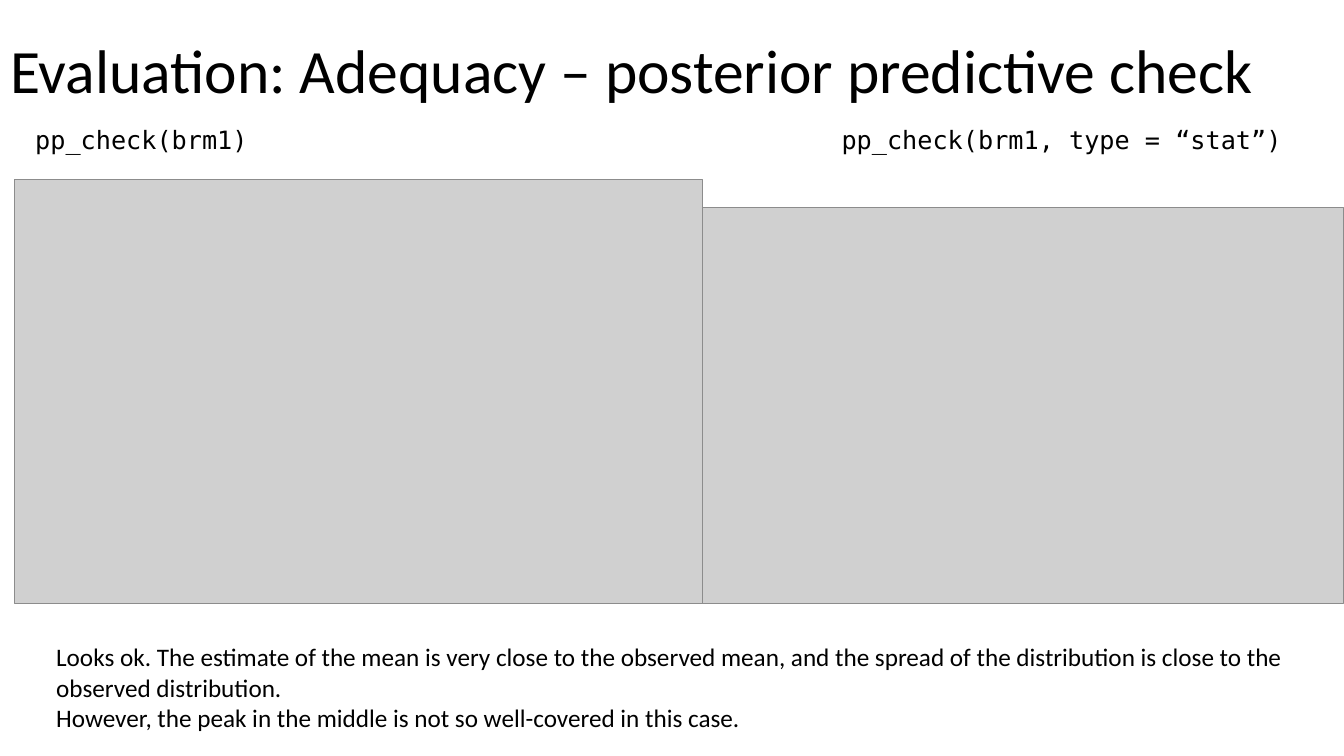
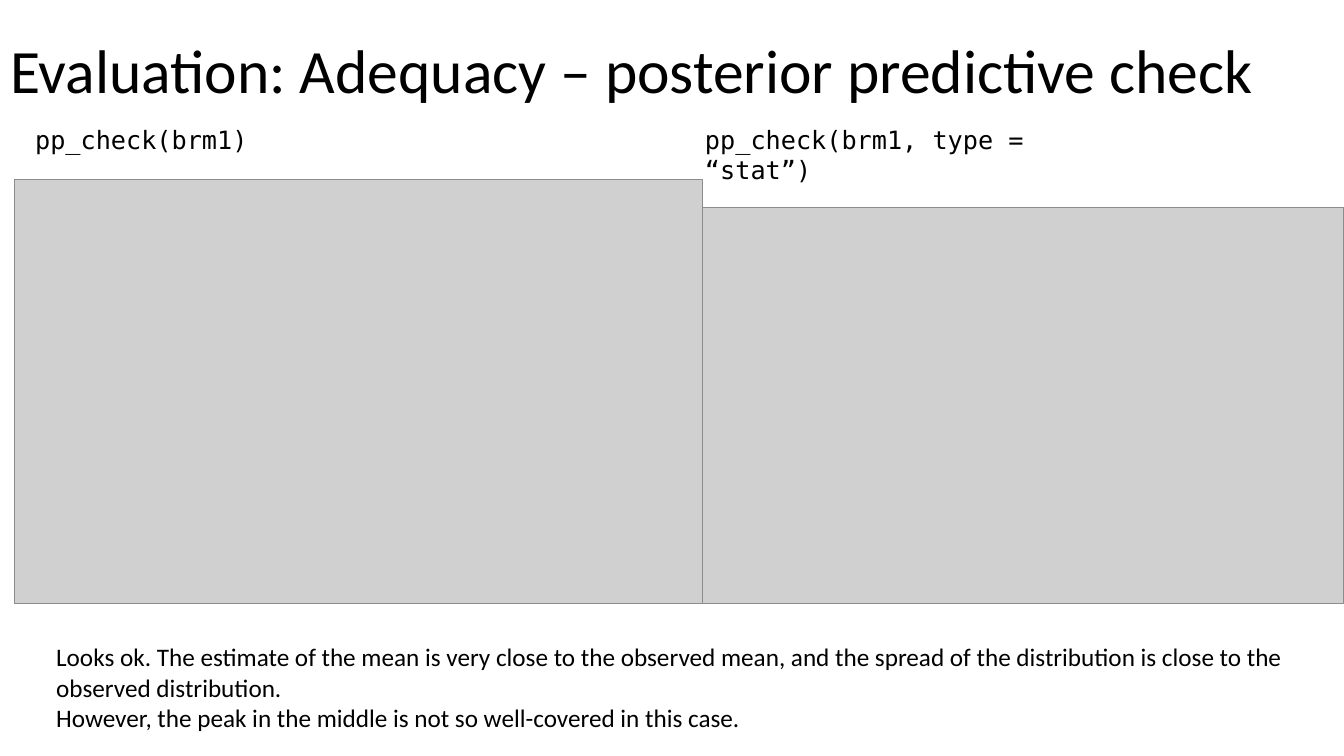
Before and after one commit to julianquandt/brms-intro-SIPS2019, a slide deck: slide 51 of intro_to_brms.pptx (slide 50 before the commit). Drawn at 1344x756 pixels with LibreOffice and Linux fonts; fonts in the diff are those of the drawing; grey boxes stand for pictures. Boxes give left, top, right and bottom in pixels: in the first picture for what was removed or moved away, otherwise in the second. Text is boxed around its words. In the diff, an @@ line names an element or a change of style, - is before the commit and + after.

```diff
--- a/intro_to_brms.pptx
+++ b/intro_to_brms.pptx
@@ text at (35,130,247,155): text changed @@
-pp_check(brm1) pp_check(brm1, type = “stat”)
+pp_check(brm1)
@@ text added at (705,130,994,183), 18 pt, text #000000 @@
+pp_check(brm1, type = “stat”)
```
Also in this commit, not shown: 6 other slides changed, 4 slides added, 1 slide removed, 1 other file.
